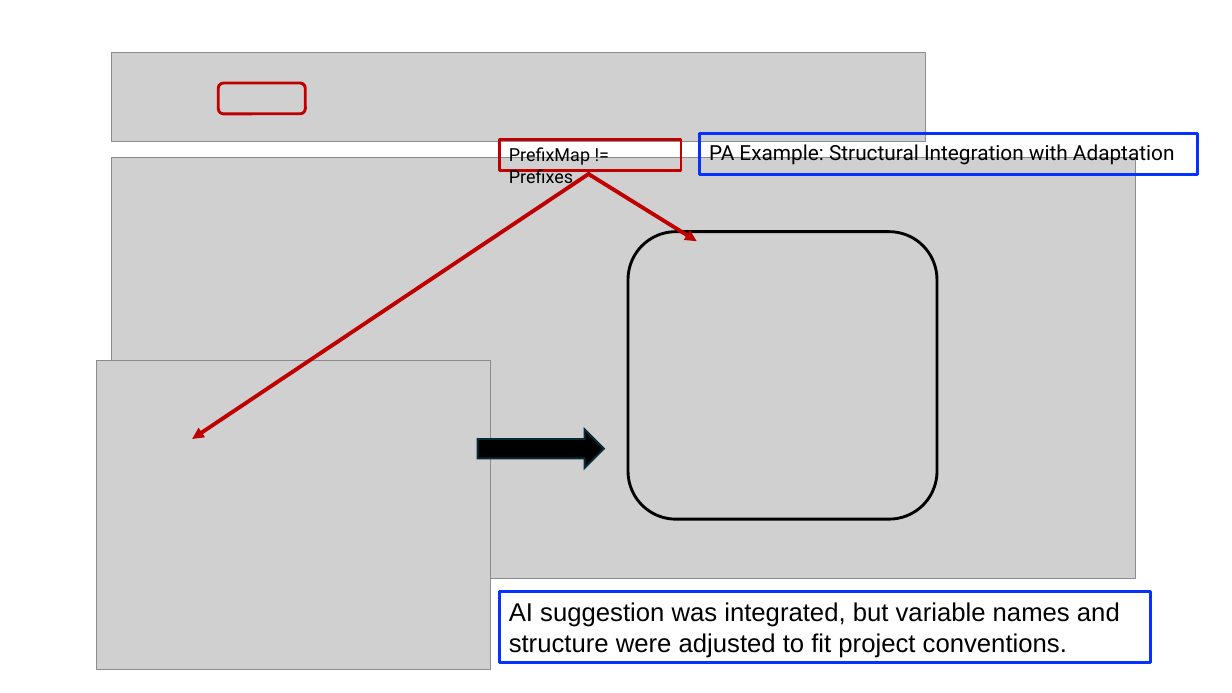
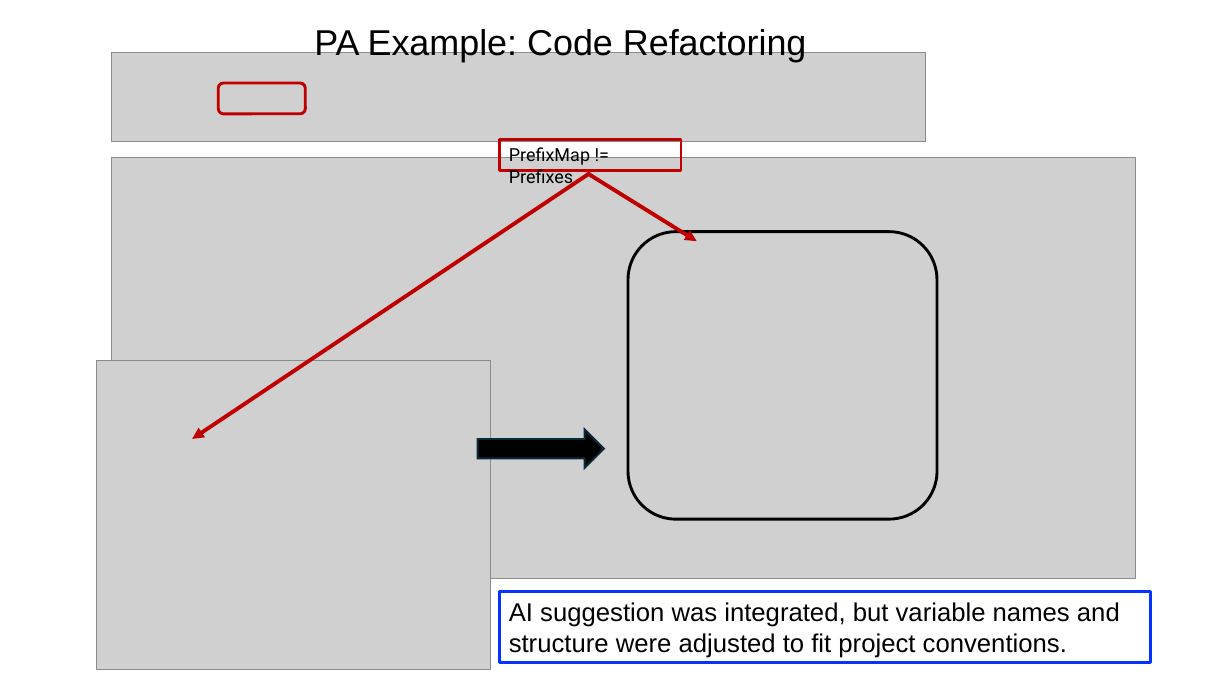
Before and after one commit to johnxu21/johnxu21.github.io, a slide deck: slide 11 of teaching/CS472/Timetable/LLM-V1.pptx. Drawn at 1232x693 pixels with LibreOffice and Linux fonts; fonts in the diff are those of the drawing; grey boxes stand for pictures. Boxes give left, top, right and bottom in pixels: in the first picture for what was removed or moved away, otherwise in the second. Text is boxed around its words. In the diff, an @@ line names an element or a change of style, - is before the commit and + after.

```diff
--- a/teaching/CS472/Timetable/LLM-V1.pptx
+++ b/teaching/CS472/Timetable/LLM-V1.pptx
@@ text added at [314, 27, 807, 62], 28 pt, text #000000 @@
+PA Example: Code Refactoring
@@ title removed at [700, 133, 1198, 175] @@
-PA Example: Structural Integration with Adaptation
```
Also in this commit, not shown: 9 other slides changed, 1 slide added, 1 slide removed.
